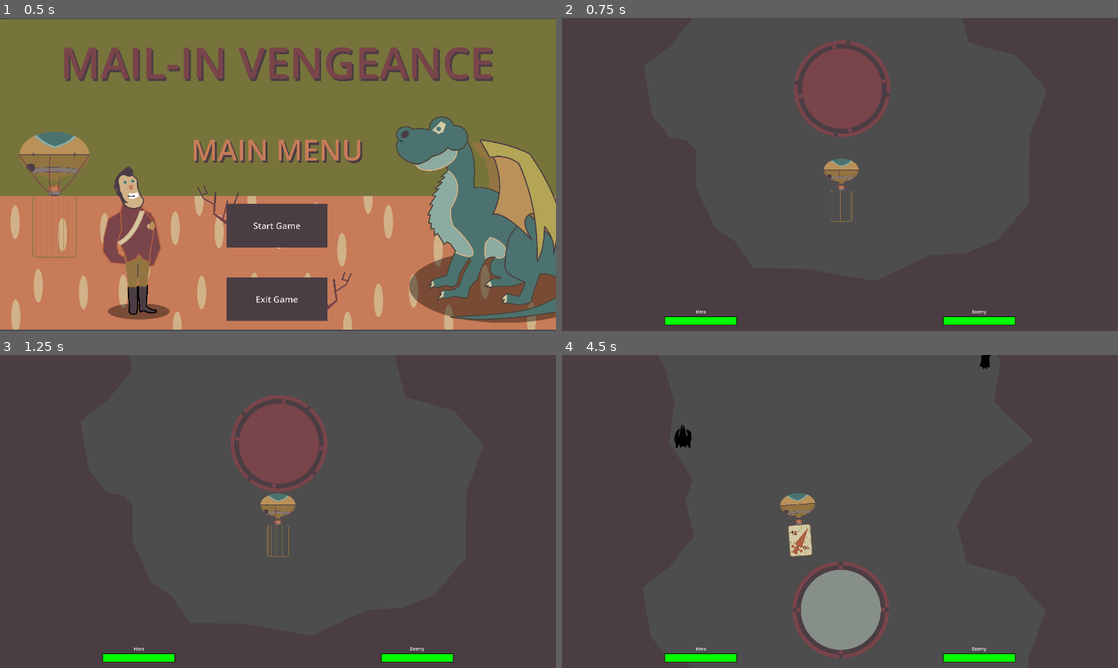
Above: before the commit, frames 1-4 (two rows, left to right).
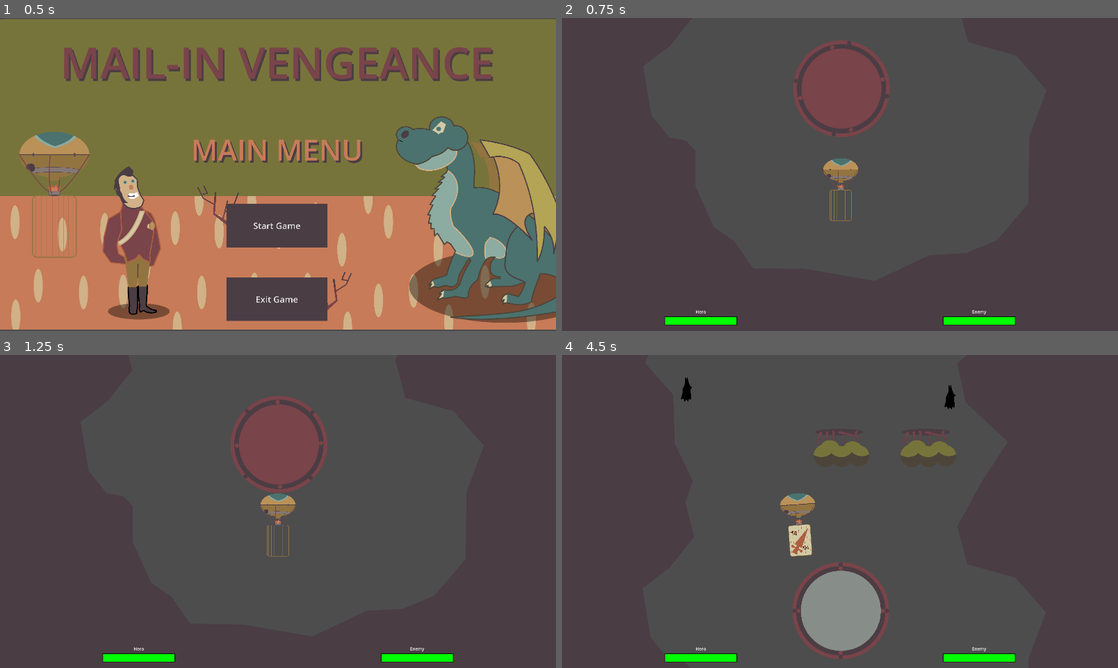
Above: after the commit, the same moments.

Repository: panorb/ludum-dare-53
Game: Godot game, scene res://world.tscn
The game is run twice, just before and just after one commit, with the same random seed, the same clock (stepped at 60 frames per second) and the same inputs.
Inputs (mouse positions are in pixels of both pictures, inside the frame that each line leads up to):
- Up to frame 1 (0.5 s): no input
- Up to frame 2 (0.75 s): click "Start Game" at 0.5 s
- Up to frame 3 (1.25 s): no input
- Up to frame 4 (4.5 s): tap Enter (ui_accept) at 1.25, 1.52, 2.27, 3.77 s; move the mouse to (962, 495) at 1.27 s; press the mouse at (962, 495) at 1.28 s; move the mouse to (728, 527) at 2.02 s; release the mouse at (728, 527) at 2.03 s; click (728, 527) at 2.1 s; move the mouse to (895, 442) at 2.77 s; press the mouse at (895, 442) at 2.78 s; move the mouse to (812, 574) at 3.52 s; release the mouse at (812, 574) at 3.53 s; click (812, 574) at 3.6 s; move the mouse to (1006, 558) at 4.27 s; press the mouse at (1006, 558) at 4.28 s

Frame 1 is identical in both runs. In frame 2, 0.4% of the frame differs, in the area x 41-60%, y 7-66%; in frame 3, 0.4%; in frame 4, 1.6%, in the area x 20-78%, y 0-98%.
Error before the commit: Cannot call method 'create_timer' on a null value. (res://world.gd:31)

Commit message:
...

Diff:
--- a/godot/autoloads/globals.gd
+++ b/godot/autoloads/globals.gd
@@ -1,6 +1,6 @@
 extends Node
 
-const MAX_CAVE_ITERATIONS = 8
+const MAX_CAVE_ITERATIONS = 1
 
 const CAVE_SPEED = 12
 const BALLOON_SPEED = 10
--- a/godot/game/ui/main_menu.tscn
+++ b/godot/game/ui/main_menu.tscn
@@ -13,27 +13,11 @@
 [sub_resource type="StyleBoxFlat" id="StyleBoxFlat_fe7rl"]
 bg_color = Color(0.341176, 0.282353, 0.321569, 1)
 
-[sub_resource type="GDScript" id="GDScript_d4inx"]
-script/source = "extends Button
-
-
-func _pressed():
-	get_tree().change_scene_to_file(\"res://game/game.tscn\")
-"
-
 [sub_resource type="StyleBoxFlat" id="StyleBoxFlat_cfcos"]
 bg_color = Color(0.294118, 0.239216, 0.266667, 1)
 
 [sub_resource type="StyleBoxFlat" id="StyleBoxFlat_jd8ts"]
 bg_color = Color(0.47451, 0.266667, 0.290196, 1)
-
-[sub_resource type="GDScript" id="GDScript_s641h"]
-script/source = "extends Button
-
-
-func _pressed():
-	get_tree().quit()
-"
 
 [node name="MainMenu" type="Control"]
 layout_mode = 3
@@ -132,7 +116,6 @@
 theme_override_styles/normal = SubResource("StyleBoxFlat_63ix6")
 theme_override_styles/hover = SubResource("StyleBoxFlat_fe7rl")
 text = "Start Game"
-script = SubResource("GDScript_d4inx")
 
 [node name="Label" type="Label" parent="Menu/CanvasLayer/VBoxContainer2/VBoxContainer"]
 custom_minimum_size = Vector2(100, 200)
@@ -150,7 +133,6 @@
 theme_override_styles/normal = SubResource("StyleBoxFlat_cfcos")
 theme_override_styles/hover = SubResource("StyleBoxFlat_jd8ts")
 text = "Exit Game"
-script = SubResource("GDScript_s641h")
 
 [node name="Hero" parent="." instance=ExtResource("6_iuub2")]
 position = Vector2(959, 2025)
Not shown, added: godot/game/balloon/balloon_wind1.wav.import
Not shown, added: godot/game/balloon/balloon_wind2.wav.import
Not shown, added: godot/game/balloon/balloon_wind3.wav.import
Not shown, added: godot/game/balloon/balloon_wind4.wav.import
Not shown, added: godot/game/battle_field/creatures/dragon/fire_breath/fire_breath.wav.import
Not shown, added: godot/game/battle_field/creatures/hero/sword_strike1.wav.import
Not shown, added: godot/game/battle_field/creatures/hero/sword_strike2.wav.import
Not shown, added: godot/game/battle_field/creatures/hero/sword_strike3.wav.import
Not shown, added: godot/game/card_spawner/card_spawn.wav.import
Not shown, added: godot/game/cave/obstacles/bat/bat_attack_1.wav.import
Not shown, added: godot/game/cave/obstacles/bat/bat_cry_1.wav.import
Not shown: 1 places in godot/game/ui/main_menu.tscn that only renumber resources
(and 2 more such lines)
